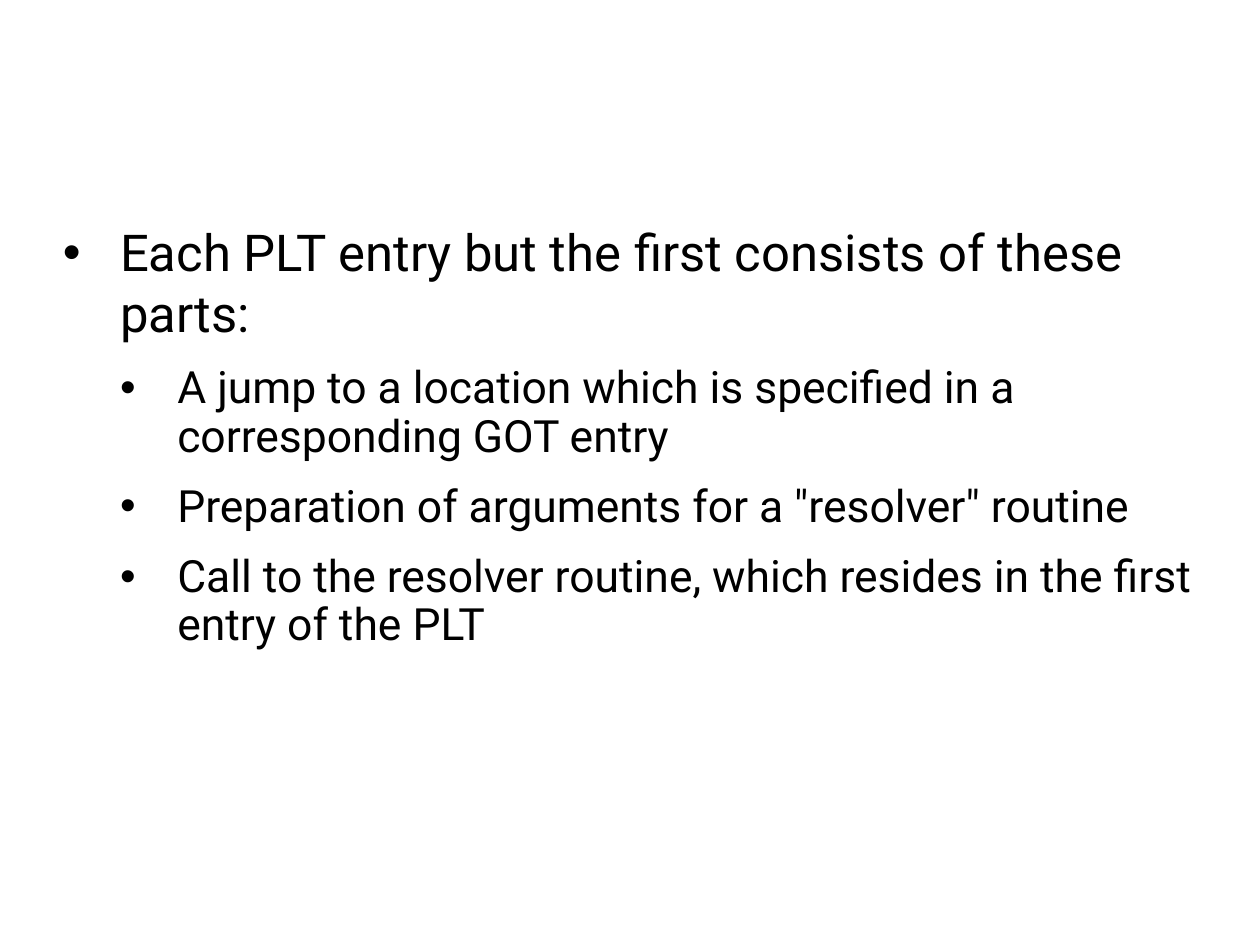
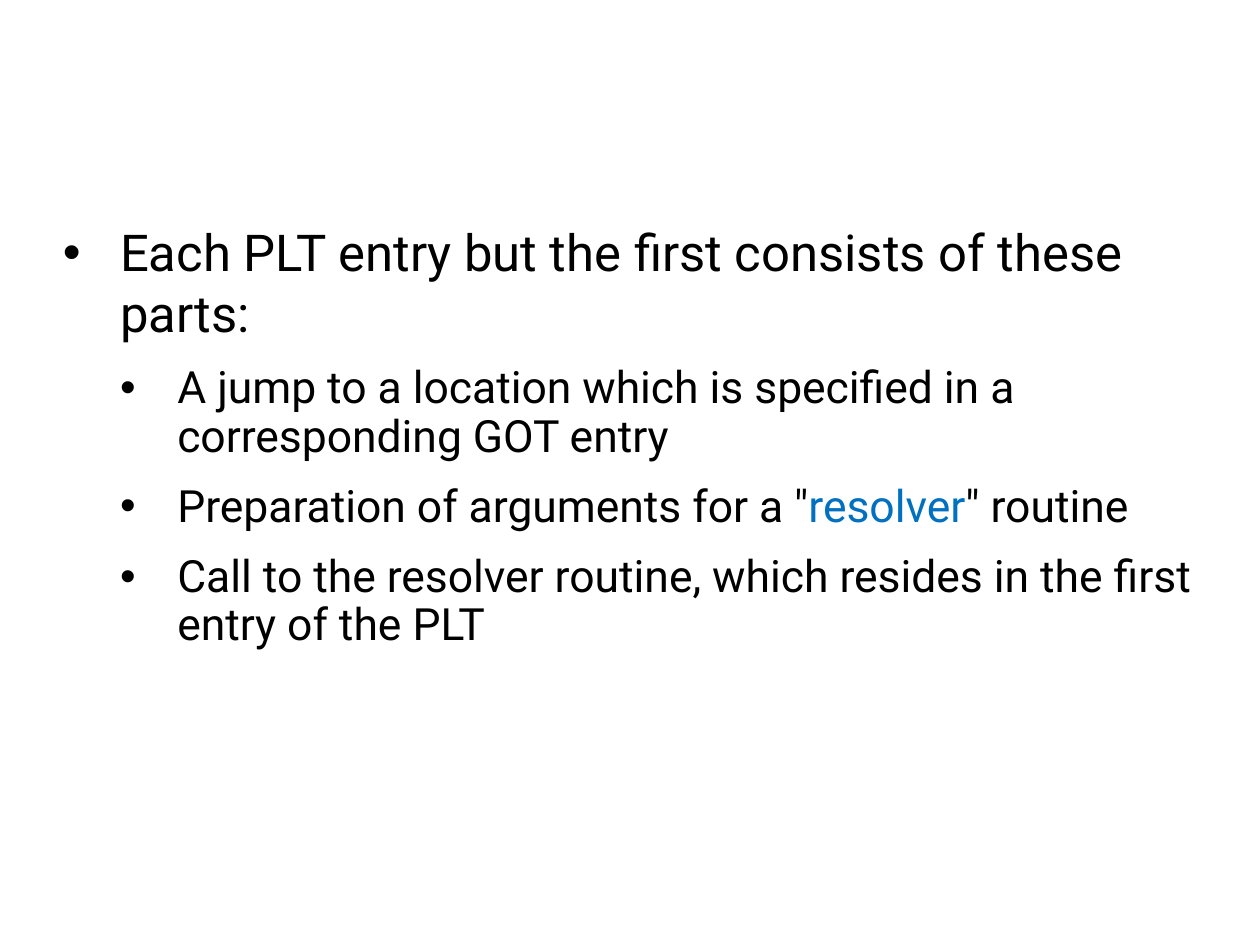
Before and after one commit to mars-research/cs5460, a slide deck: slide 163 of static/lectures/lecture05-linking-and-loading/lecture05-linking-and-loading.pptx (slide 133 before the commit). Drawn at 1260x945 pixels with LibreOffice and Linux fonts; fonts in the diff are those of the drawing. Boxes give left, top, right and bottom in pixels: in the first picture for what was removed or moved away, otherwise in the second. Text is boxed around its words. In the diff, an @@ line names an element or a change of style, - is before the commit and + after.

```diff
--- a/static/lectures/lecture05-linking-and-loading/lecture05-linking-and-loading.pptx
+++ b/static/lectures/lecture05-linking-and-loading/lecture05-linking-and-loading.pptx
@@ text at bbox=[177, 488, 1129, 532]: text colour #000000 to #0070C0 in ""resolver"" @@
```
Also in this commit, not shown: 4 other slides changed, 28 slides added, 2 other files.
